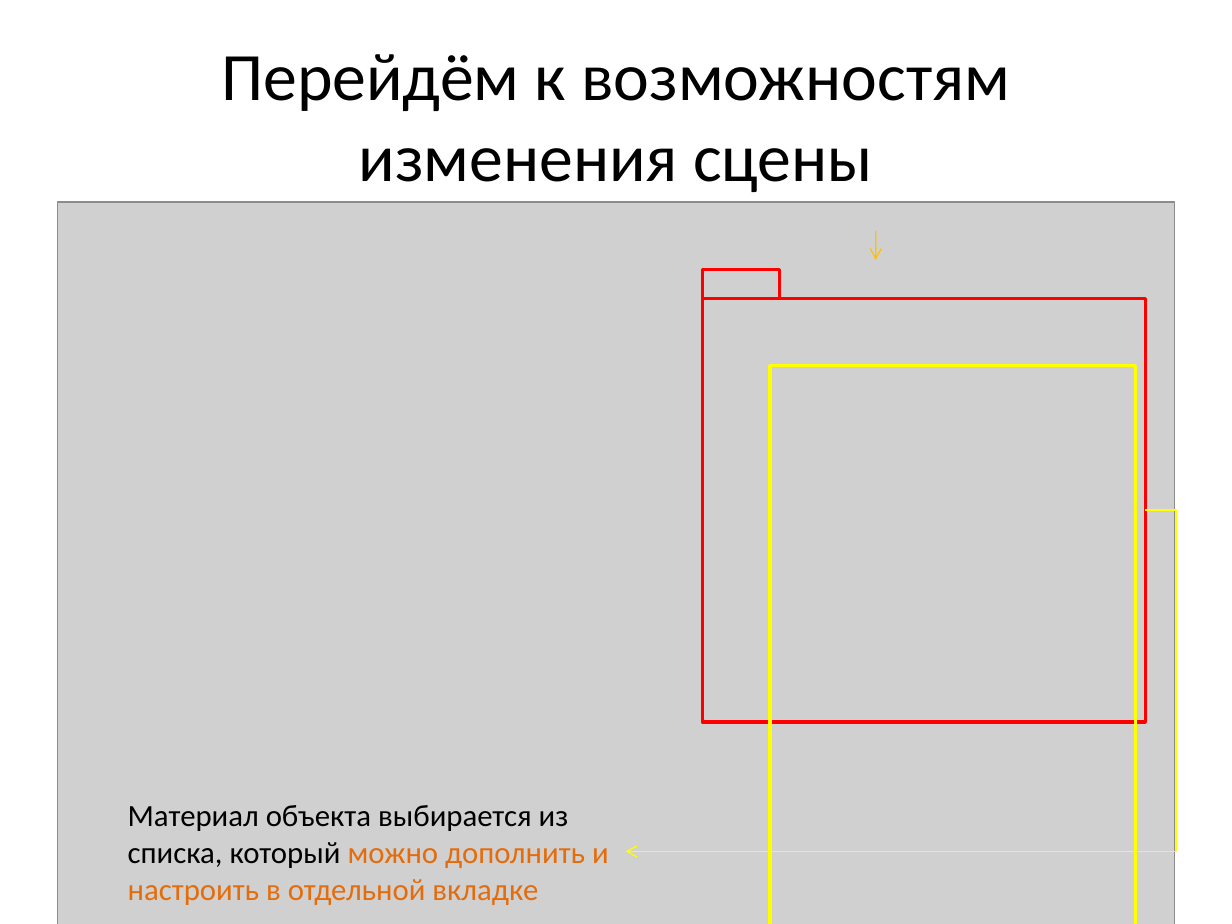
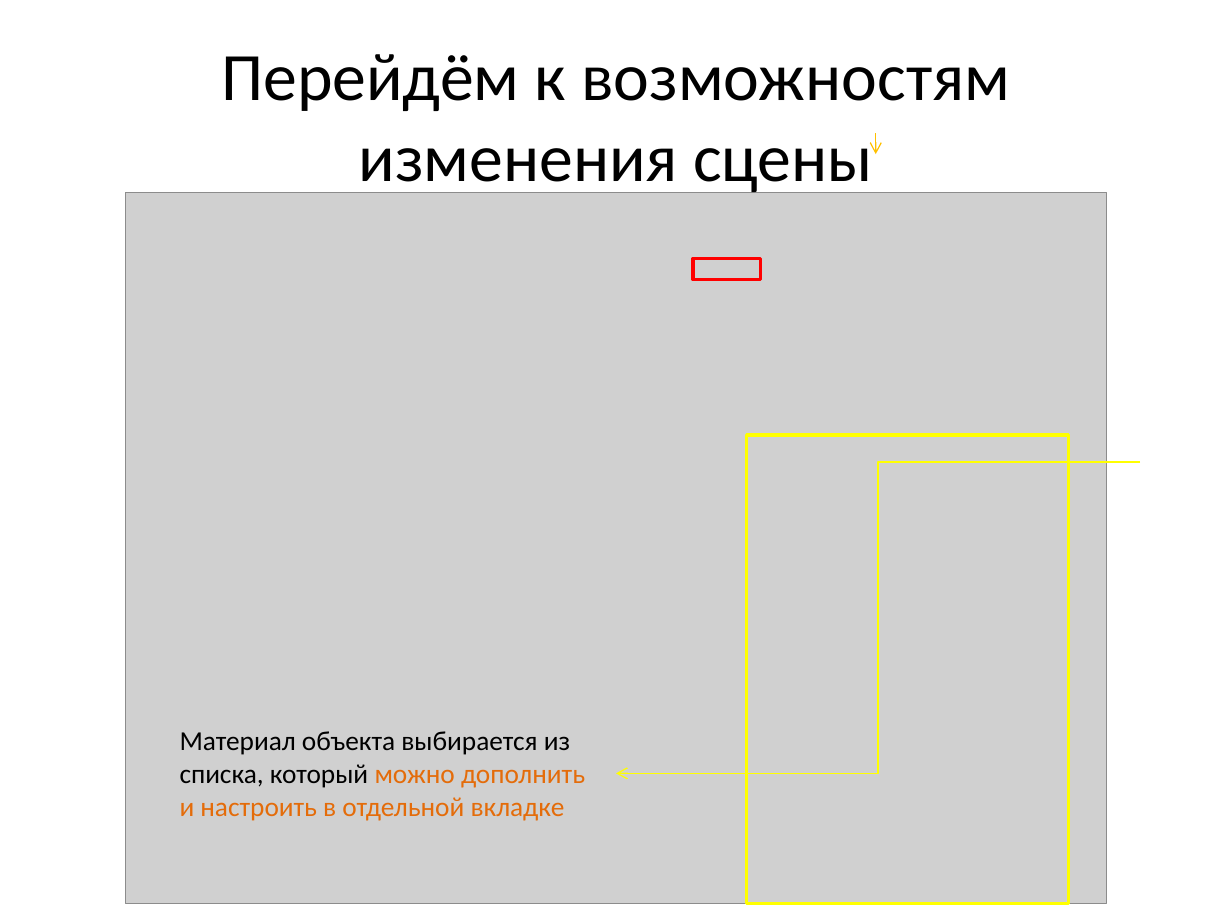
Before and after one commit to lomovoyPlayer/SDForge, a slide deck: slide 15 of SDForge/docs/SDForge Презентация.pptx. Drawn at 1232x924 pixels with LibreOffice and Linux fonts; fonts in the diff are those of the drawing; grey boxes stand for pictures. Boxes give left, top, right and bottom in pixels: in the first picture for what was removed or moved away, otherwise in the second. Text is boxed around its words. In the diff, an @@ line names an element or a change of style, - is before the commit and + after.

```diff
--- a/SDForge/docs/SDForge Презентация.pptx
+++ b/SDForge/docs/SDForge Презентация.pptx
@@ arrow moved from (876, 230) - (876, 260) to (876, 133) - (876, 154) @@
@@ picture resized from (x1=58, y1=202, x2=1174, y2=924) to (x1=126, y1=192, x2=1108, y2=903) @@
@@ rectangle resized from (x1=702, y1=270, x2=780, y2=298) to (x1=694, y1=259, x2=761, y2=280) @@
@@ rectangle removed at (x1=702, y1=298, x2=1145, y2=722) @@
@@ rectangle resized from (x1=770, y1=366, x2=1136, y2=924) to (x1=747, y1=435, x2=1068, y2=903) @@
@@ elbow arrow moved from (1146, 510) - (626, 851) to (1140, 462) - (616, 774) @@
@@ text "Материал объекта выбирается из списка, ..." moved from (x1=128, y1=805, x2=609, y2=905) to (x1=180, y1=731, x2=585, y2=821) @@
@@ text "Материал объекта выбирается из списка, ..." at (x1=180, y1=731, x2=585, y2=821): size 18 to 16 pt @@
```
Also in this commit, not shown: 11 other slides changed, 10 other files.
